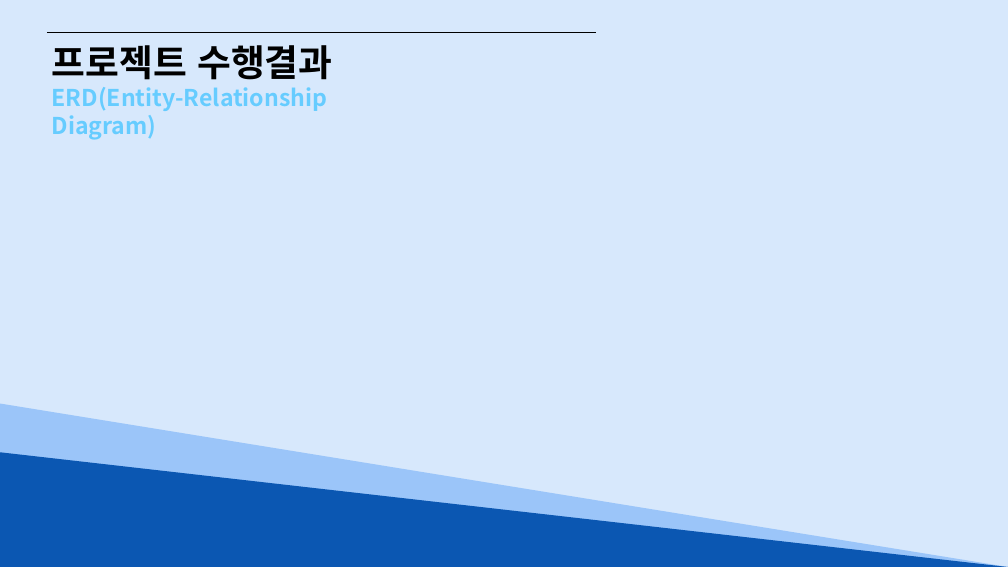
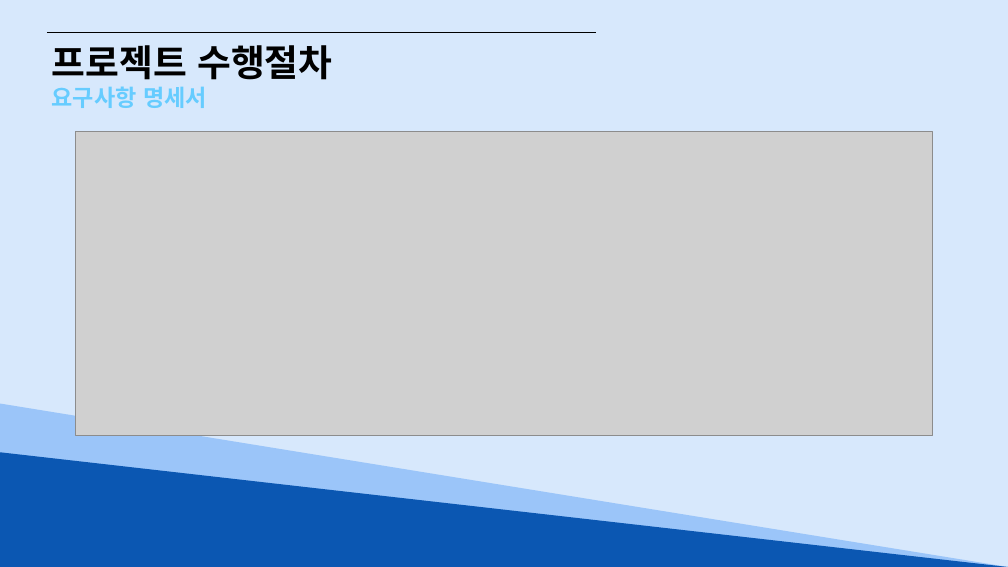
Before and after one commit to Hyno2/CSharpProject, a slide deck: slide 13 of 앉아써 팀(대구광역시 맛집데이터 조회시스템).pptx (slide 37 before the commit). Drawn at 1008x567 pixels with LibreOffice and Linux fonts; fonts in the diff are those of the drawing; grey boxes stand for pictures. Boxes give left, top, right and bottom in pixels: in the first picture for what was removed or moved away, otherwise in the second. Text is boxed around its words. In the diff, an @@ line names an element or a change of style, - is before the commit and + after.

```diff
--- a/앉아써 팀(대구광역시 맛집데이터 조회시스템).pptx
+++ b/앉아써 팀(대구광역시 맛집데이터 조회시스템).pptx
@@ text at <box>52,45,332,80</box>: text changed @@
-프로젝트 수행결과
+프로젝트 수행절차
@@ text at <box>52,86,207,108</box>: text changed @@
-ERD(Entity-Relationship Diagram)
+요구사항 명세서
@@ picture added at <box>75,132,933,436</box> @@
```
Also in this commit, not shown: 12 other slides changed, 3 slides added, 14 slides removed, 2 other files.
